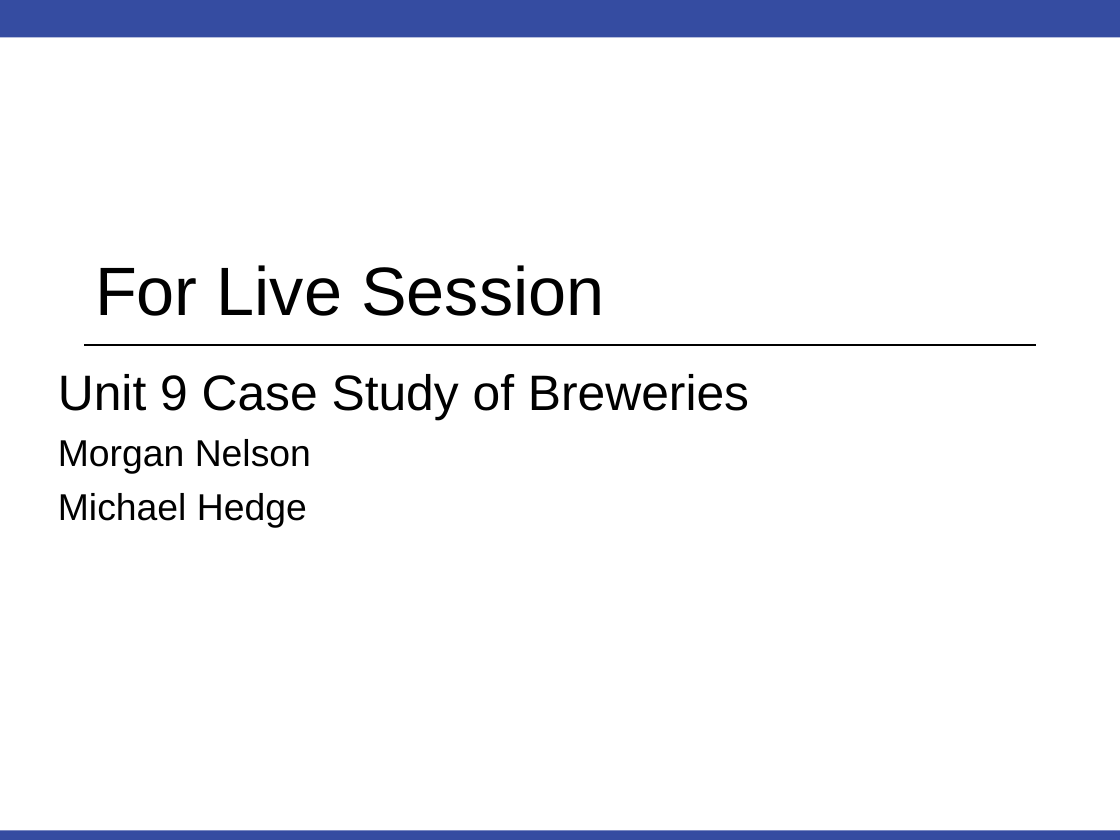
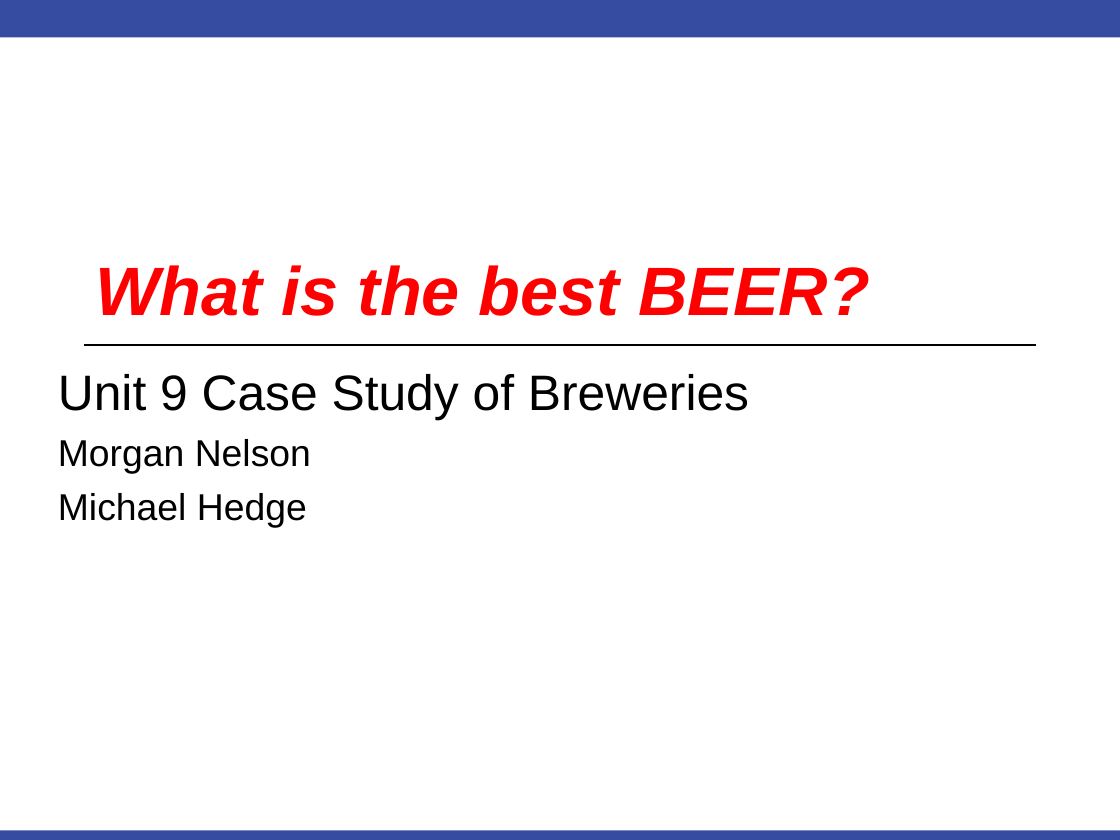
Before and after one commit to mbhedge/Unit_8_Preso, a slide deck: slide 1 of Unit 9 Case Study_Nelson_Hedge.pptx. Drawn at 1120x840 pixels with LibreOffice and Linux fonts; fonts in the diff are those of the drawing; background and template pictures are left out. Boxes give left, top, right and bottom in pixels: in the first picture for what was removed or moved away, otherwise in the second. Text is boxed around its words. In the diff, an @@ line names an element or a change of style, - is before the commit and + after.

```diff
--- a/Unit 9 Case Study_Nelson_Hedge.pptx
+++ b/Unit 9 Case Study_Nelson_Hedge.pptx
@@ title at [95,265,870,316]: text changed; text colour #000000 to #FF0000; bold on; italic on @@
-For Live Session
+What is the best BEER?
```
Also in this commit, not shown: 6 other slides changed, 4 slides added, 6 slides removed.
